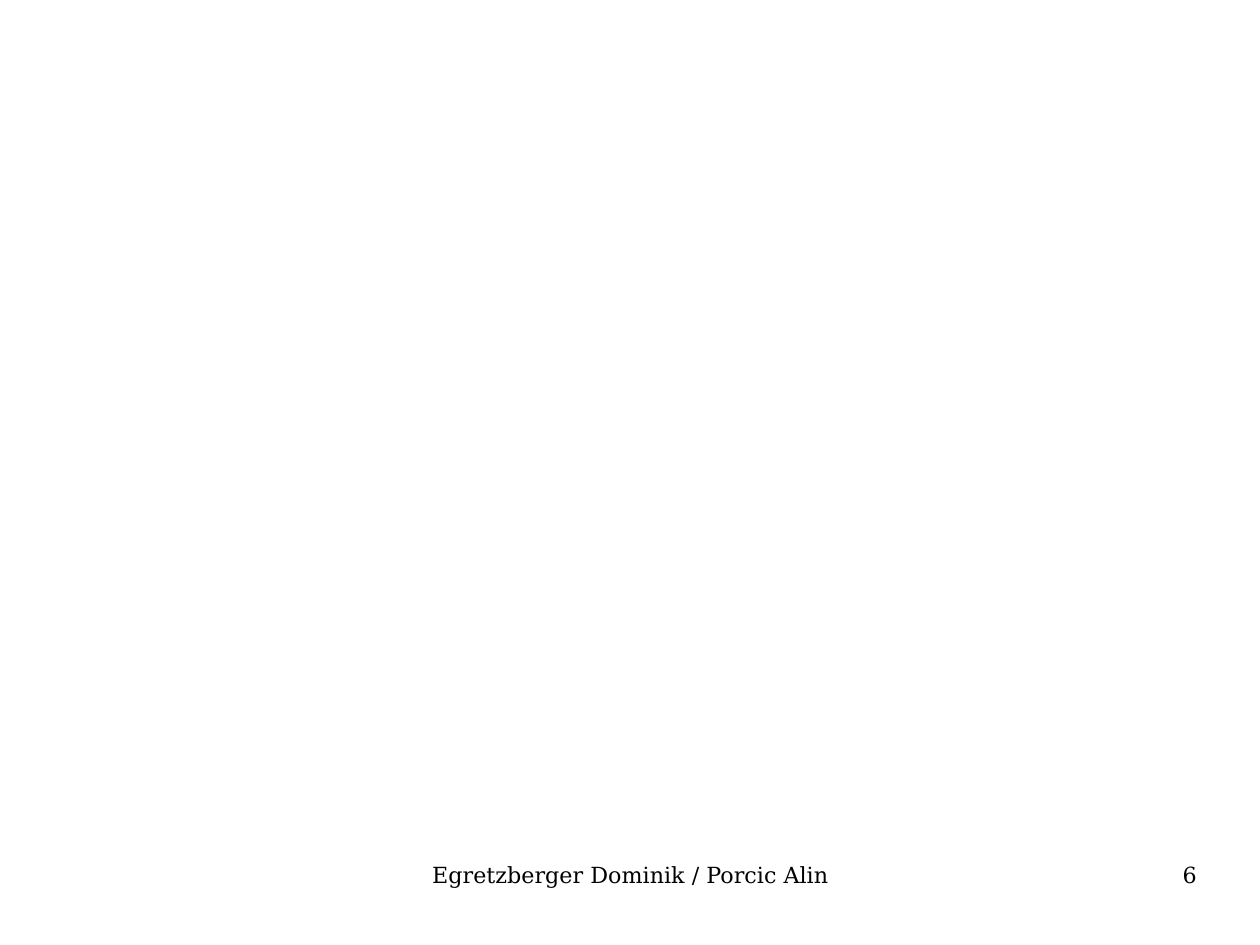
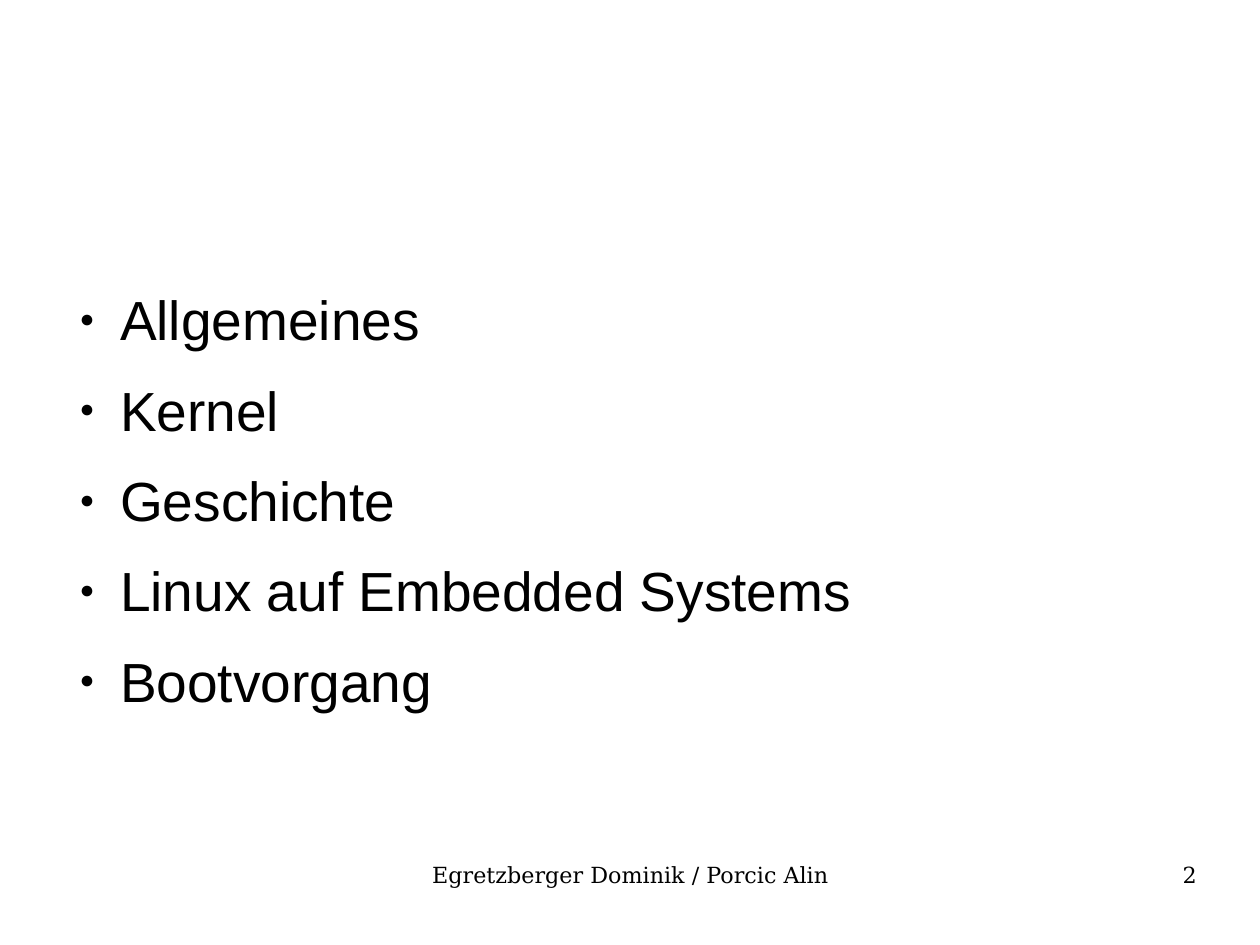
Before and after one commit to onixion/school, a slide deck: slide 2 of DIC/Referat_Linux/referat.odp (slide 6 before the commit). Drawn at 1260x945 pixels with LibreOffice and Linux fonts; fonts in the diff are those of the drawing; background and template pictures are left out. Boxes give left, top, right and bottom in pixels: in the first picture for what was removed or moved away, otherwise in the second. Text is boxed around its words. In the diff, an @@ line names an element or a change of style, - is before the commit and + after.

```diff
--- a/DIC/Referat_Linux/referat.odp
+++ b/DIC/Referat_Linux/referat.odp
@@ text added at [120, 300, 851, 711], 34.7 pt, text #000000 @@
+● Allgemeines
+● Kernel
+● Geschichte
+● Linux auf Embedded Systems
+● Bootvorgang
@@ page number at [1183, 866, 1197, 883]: text changed @@
-6
+2
```
Also in this commit, not shown: 3 other slides changed, 7 slides added, 1 slide removed, 10 other files.
